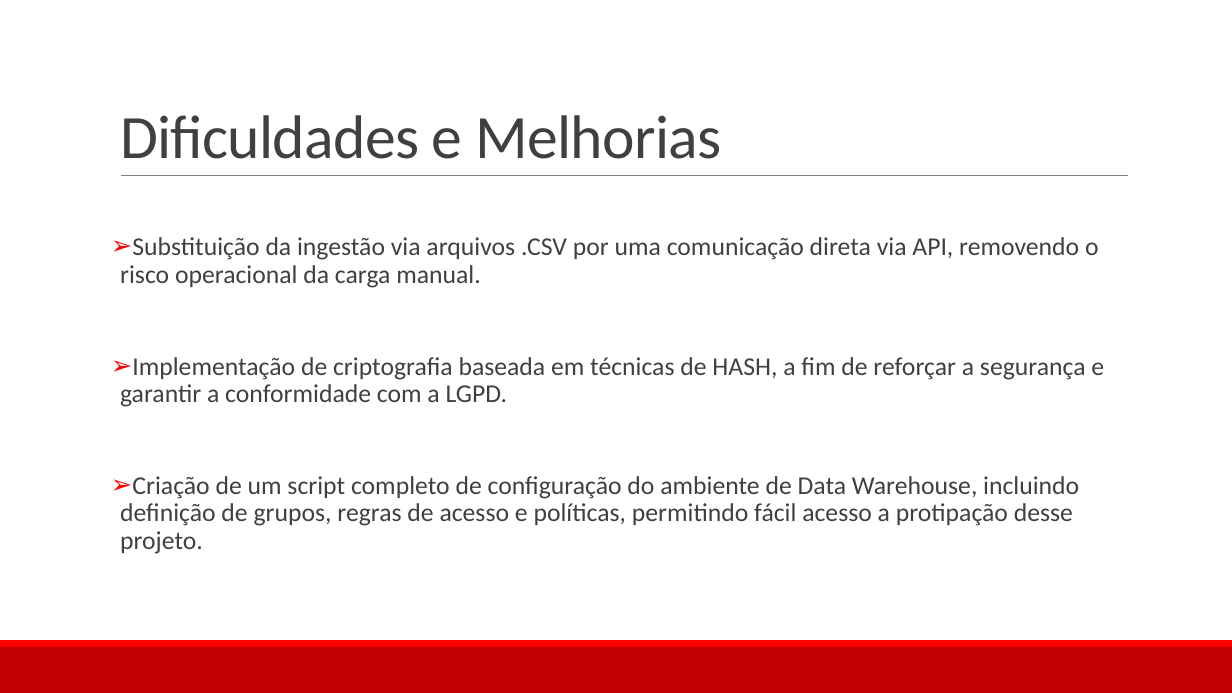
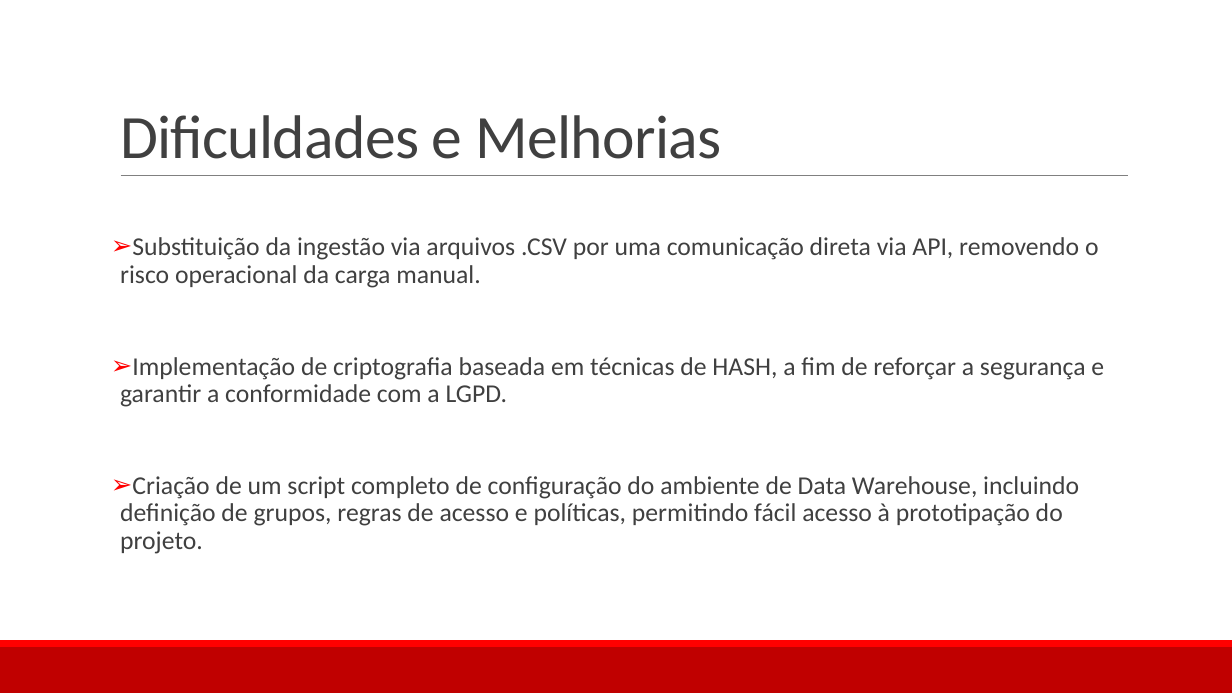
Before and after one commit to fernandomiguel99/case_data_master_data_eng, a slide deck: slide 10 of DATA_MASTER_ENG_DADOS.pptx. Drawn at 1232x693 pixels with LibreOffice and Linux fonts; fonts in the diff are those of the drawing. Boxes give left, top, right and bottom in pixels: in the first picture for what was removed or moved away, otherwise in the second. Text is boxed around its words. In the diff, an @@ line names an element or a change of style, - is before the commit and + after.

```diff
--- a/DATA_MASTER_ENG_DADOS.pptx
+++ b/DATA_MASTER_ENG_DADOS.pptx
@@ text at box(120, 476, 1079, 554): text changed @@
-➢ Criação de um script completo de configuração do ambiente de Data Warehouse, incluindo definição de grupos, regras de acesso e políticas, permitindo fácil acesso a protipação desse projeto.
+➢ Criação de um script completo de configuração do ambiente de Data Warehouse, incluindo definição de grupos, regras de acesso e políticas, permitindo fácil acesso à prototipação do projeto.
```
Also in this commit, not shown: 1 other file.
